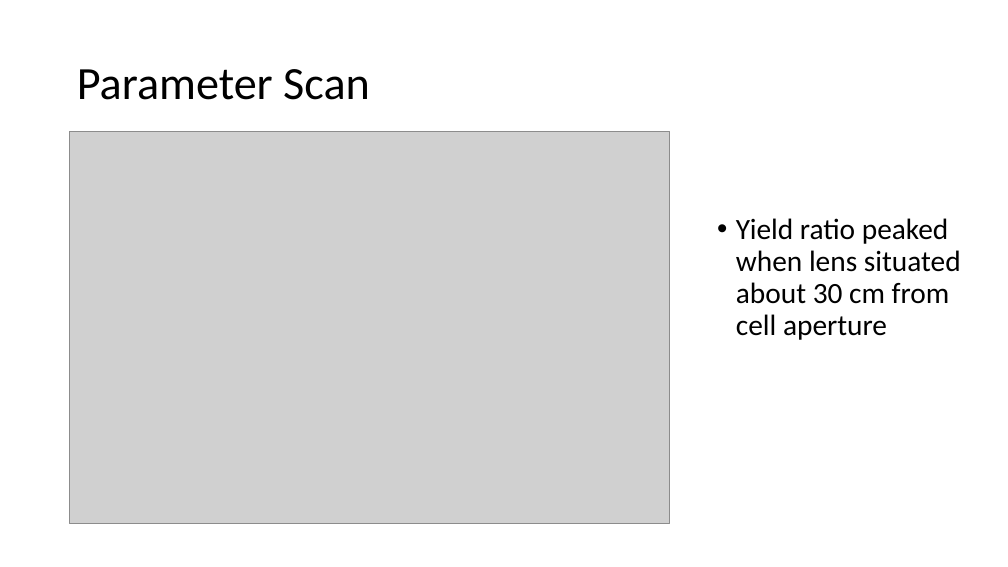
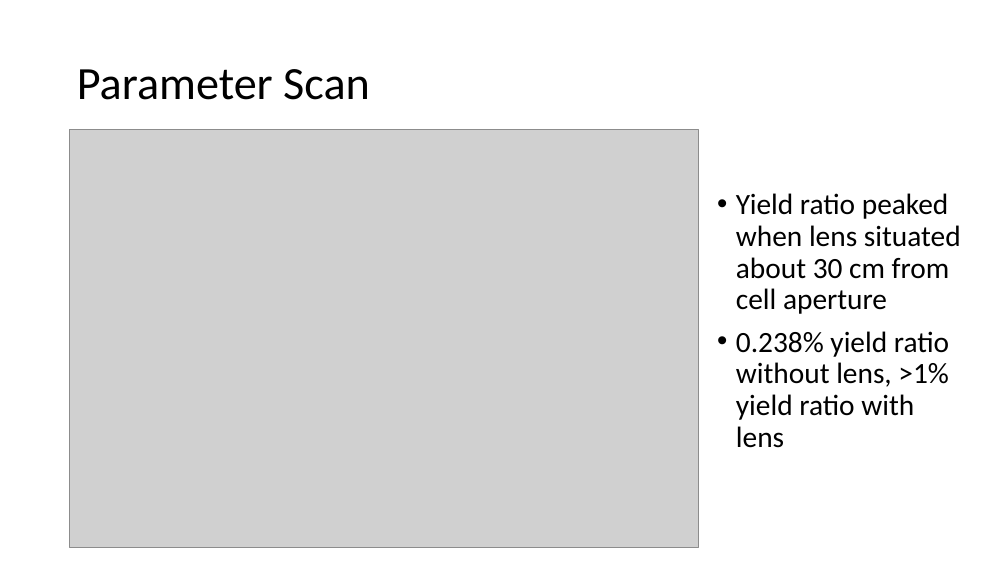
Before and after one commit to Andrew-wi/magnetic_lens, a slide deck: slide 4 of magnetic_lens_monte_carlo/Lens Presentation, Sept 1.pptx (slide 5 before the commit). Drawn at 1008x567 pixels with LibreOffice and Linux fonts; fonts in the diff are those of the drawing; grey boxes stand for pictures. Boxes give left, top, right and bottom in pixels: in the first picture for what was removed or moved away, otherwise in the second. Text is boxed around its words. In the diff, an @@ line names an element or a change of style, - is before the commit and + after.

```diff
--- a/magnetic_lens_monte_carlo/Lens Presentation, Sept 1.pptx
+++ b/magnetic_lens_monte_carlo/Lens Presentation, Sept 1.pptx
@@ picture: place and size @@
-picture at (70, 131, 670, 523)
+picture at (70, 129, 699, 547)
@@ text "Yield ratio peaked when lens ...": place and size @@
-text "Yield ratio peaked when lens ..." at (736, 218, 961, 340)
+text "Yield ratio peaked when lens ..." at (736, 193, 961, 448)
@@ text at (736, 331, 949, 448): paragraph added @@
+• 0.238% yield ratio without lens, >1% yield ratio with lens
```
Also in this commit, not shown: 4 other slides changed, 2 slides removed, 3 other files.
